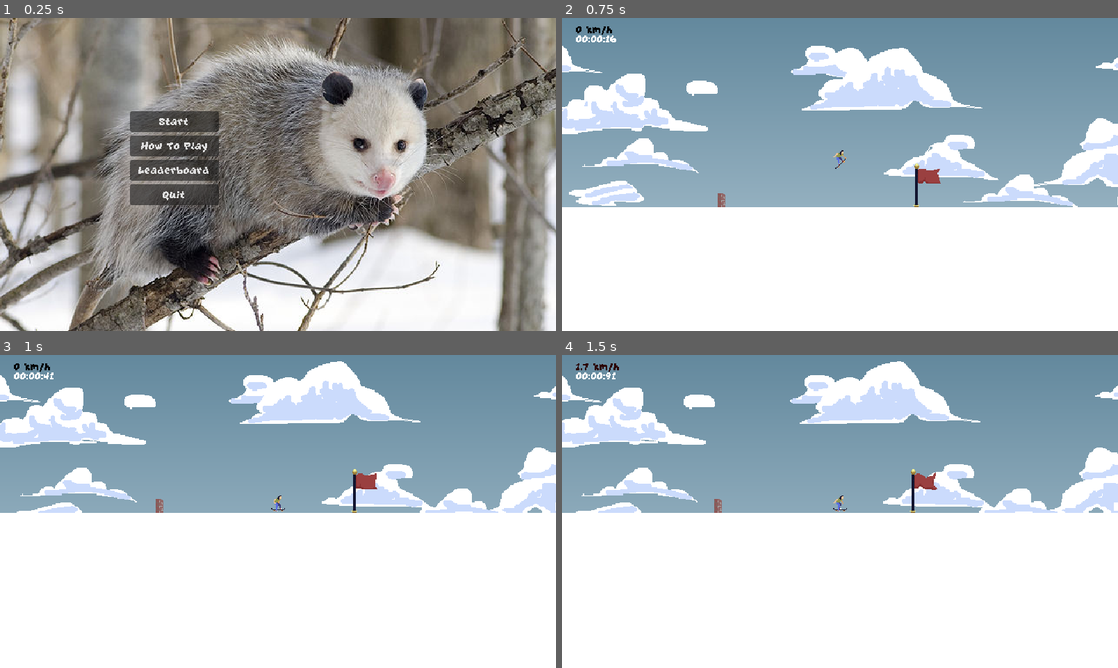
Above: before the commit, frames 1-4 (two rows, left to right).
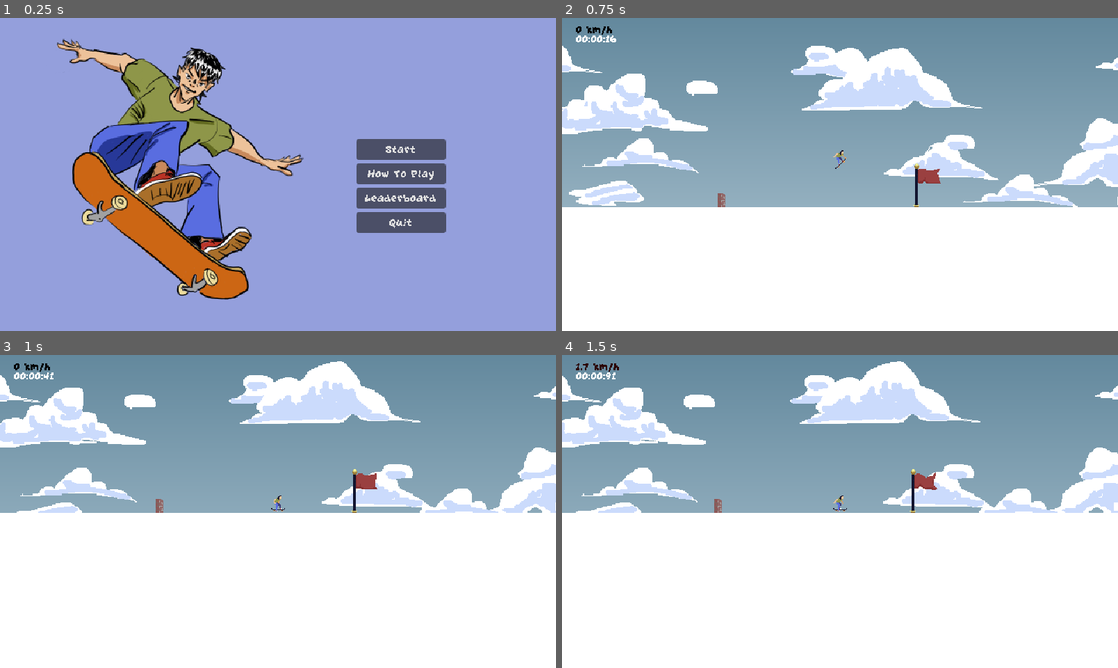
Above: after the commit, the same moments.

Repository: Minipeps/SpeedJam-8
Game: Godot game, scene res://Menus/MainMenu/MainMenu.tscn
Same seed, same stepped clock (60 frames per second), same inputs: the game is played once before the commit and once after it.
Inputs (mouse positions are in pixels of both pictures, inside the frame that each line leads up to):
- Up to frame 1 (0.25 s): no input
- Up to frame 2 (0.75 s): click "Start" at 0.5 s
- Up to frame 3 (1 s): no input
- Up to frame 4 (1.5 s): tap Enter (ui_accept) at 1.25 s; move the mouse to (962, 495) at 1.27 s; hold Right (player_move_right) from 1.28 s (still down); tap C (display_end_screen_lose) at 1.35 s

The runs differ from the first frame. In frame 1, 100% of the frame differs, in the area x 0-100%, y 0-100%; in frame 2, nothing differs; in frame 3, nothing differs; in frame 4, nothing differs.

Commit message:
main menu splash

Diff:
--- a/2D/TestPlayerLevel.tscn
+++ b/2D/TestPlayerLevel.tscn
@@ -3,10 +3,10 @@
 [ext_resource type="PackedScene" uid="uid://hhg3splfg7rx" path="res://Parallax/Parallax.tscn" id="1_6kcr6"]
 [ext_resource type="Script" path="res://2D/Level.gd" id="1_q10ro"]
 [ext_resource type="PackedScene" uid="uid://c7cx7wyya1ssx" path="res://2D/Player/Player2D.tscn" id="2_h8e3e"]
-[ext_resource type="PackedScene" uid="uid://b7qnyrfh2v8ve" path="res://Checkpoint/CheckPoint.tscn" id="2_hkyd4"]
+[ext_resource type="PackedScene" uid="uid://b7qnyrfh2v8ve" path="res://Checkpoint/checkpoint.tscn" id="2_hkyd4"]
 [ext_resource type="PackedScene" uid="uid://d1dl5o2l103yq" path="res://Timer/Timer.tscn" id="5_6qi12"]
-[ext_resource type="PackedScene" uid="uid://6h4usr1uhwey" path="res://Checkpoint/LevelEnd.tscn" id="6_5mrqa"]
-[ext_resource type="PackedScene" uid="uid://cti5csv2gixaj" path="res://Timer/speed_counter.tscn" id="6_eyp6o"]
+[ext_resource type="PackedScene" path="res://Checkpoint/LevelEnd.tscn" id="6_5mrqa"]
+[ext_resource type="PackedScene" uid="uid://bhq1ku8ahsqna" path="res://Timer/speed_counter.tscn" id="6_eyp6o"]
 [ext_resource type="PackedScene" uid="uid://brky8na4eiune" path="res://Obstacles/Obstacle_Cone.tscn" id="7_ndg05"]
 [ext_resource type="PackedScene" uid="uid://bbuor71w7gaxd" path="res://Obstacles/Obstacle_Carton.tscn" id="8_1ltik"]
 [ext_resource type="PackedScene" uid="uid://b5dmq1q21bq2f" path="res://Obstacles/Obstacle_Mur.tscn" id="9_jai7d"]
--- a/Menus/MainMenu/MainMenu.tscn
+++ b/Menus/MainMenu/MainMenu.tscn
@@ -2,7 +2,7 @@
 
 [ext_resource type="Theme" uid="uid://cwy2cn6v5ovu3" path="res://Theme/ThemeCustom.tres" id="1_5606g"]
 [ext_resource type="Script" path="res://Menus/MainMenu/MainMenu.gd" id="1_vk5ut"]
-[ext_resource type="Texture2D" uid="uid://c8kfo50a4t6dn" path="res://Menus/MainMenu/640px-Opossum_1.jpg" id="2_r8l7y"]
+[ext_resource type="Texture2D" uid="uid://shmvrxrcqhjk" path="res://Sprites/Menu/splashart.png" id="3_r21tp"]
 
 [sub_resource type="GDScript" id="GDScript_cxd8h"]
 
@@ -17,23 +17,25 @@
 script = ExtResource("1_vk5ut")
 
 [node name="TextureRect" type="TextureRect" parent="."]
+texture_filter = 6
 layout_mode = 1
 anchors_preset = 15
 anchor_right = 1.0
 anchor_bottom = 1.0
 grow_horizontal = 2
 grow_vertical = 2
-texture = ExtResource("2_r8l7y")
+texture = ExtResource("3_r21tp")
+expand_mode = 3
 
 [node name="VBoxContainer" type="VBoxContainer" parent="."]
 layout_mode = 1
 anchors_preset = 2
 anchor_top = 1.0
 anchor_bottom = 1.0
-offset_left = 149.0
-offset_top = -246.0
-offset_right = 252.0
-offset_bottom = -145.0
+offset_left = 410.0
+offset_top = -221.0
+offset_right = 513.0
+offset_bottom = -113.0
 grow_vertical = 0
 
 [node name="StartButton" type="Button" parent="VBoxContainer"]
Binary file added: Sprites/Menu/splashart.png
Not shown, added: Sprites/Menu/splashart.png.import
